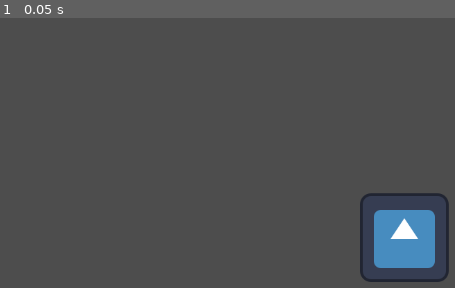
Above: before the commit, frame 1.
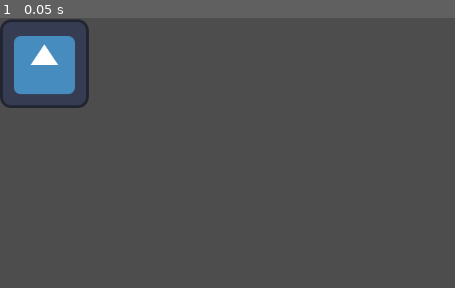
Above: after the commit, the same moment.

Repository: samikojo-tuni/mato
Game: Godot game, scene res://Levels/test_level.tscn
Two runs of this game, one before a commit and one after it. Both use one fixed random seed, a clock stepped at 60 frames per second and the inputs below. The engine's default icon, where the game draws it, is replaced by a stand-in: a white triangle on a blue panel in a dark square.
Inputs:
- Up to frame 1 (0.05 s): no input

The runs differ from the first frame. In frame 1, 7.3% of the frame differs, in the area x 0-99%, y 0-98%.

Commit message:
Move Godot mascot to the top left corner

Diff:
--- a/Levels/test_level.tscn
+++ b/Levels/test_level.tscn
@@ -5,5 +5,5 @@
 [node name="Node2D" type="Node2D"]
 
 [node name="Sprite2D" type="Sprite2D" parent="."]
-position = Vector2(583, 317)
+position = Vector2(64, 66)
 texture = ExtResource("1_wai8e")
